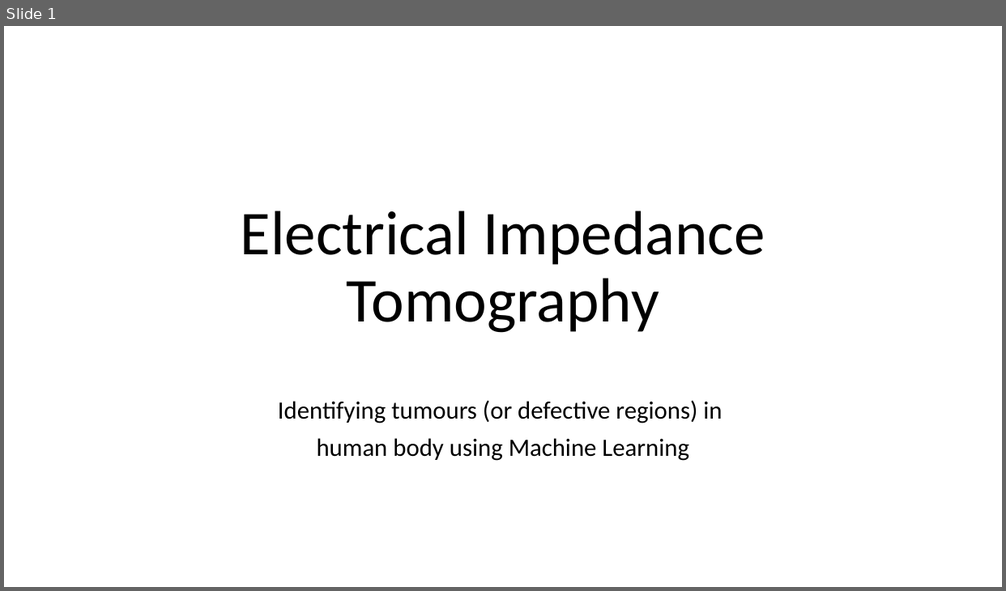
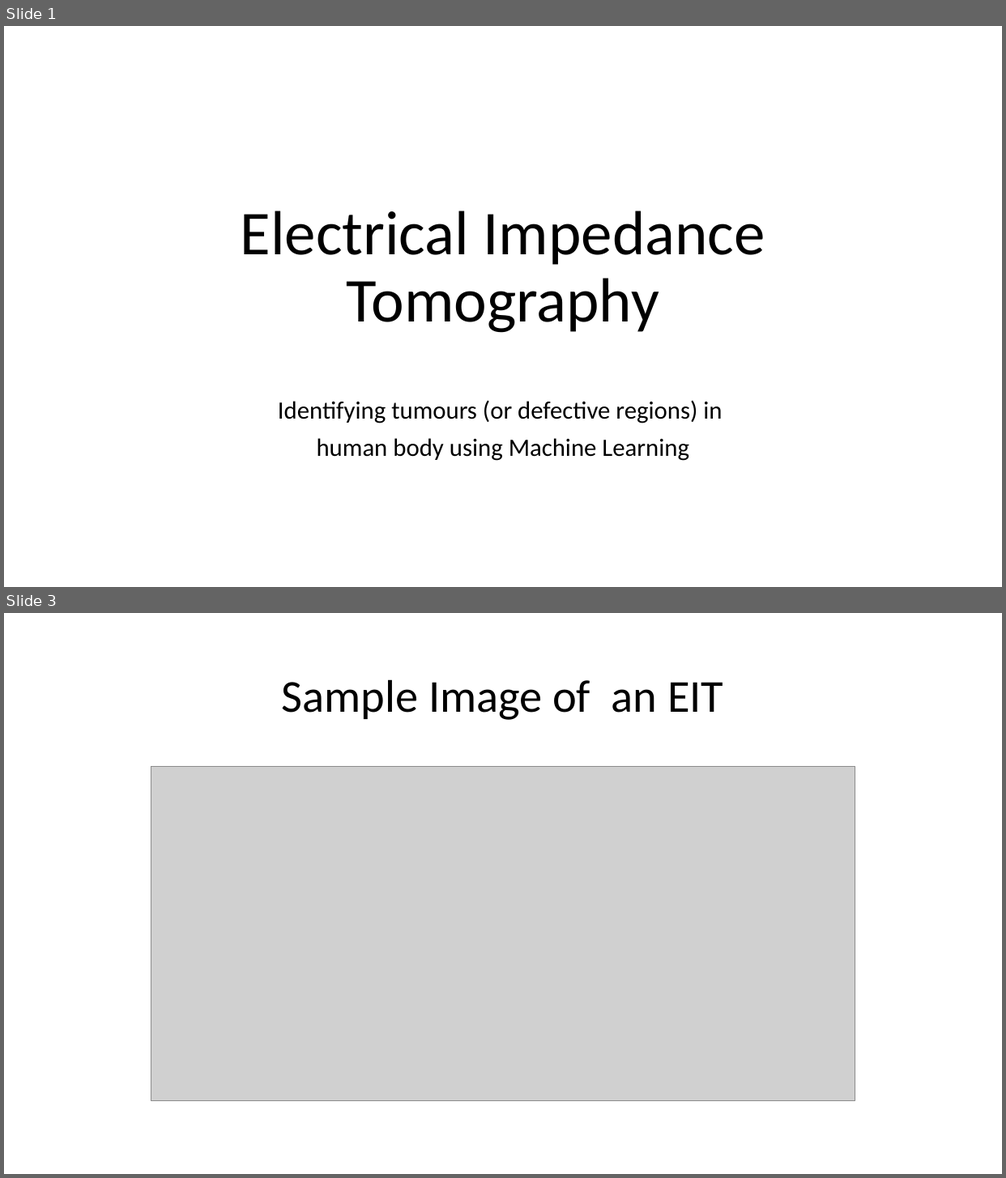
Before and after one commit to nsudhanva/eit, a slide deck: docs/Electrical Impedance Tomography.pptx. Shown one above the other, each under a label of ours: slide 1 before the commit, slides 1 and 3 after it; the slides between them are not shown. The pictures are 1006x591 and 1006x1178 pixels, drawn with LibreOffice and Linux fonts; fonts in the diff are those of the drawing; grey boxes stand for pictures. Boxes give left, top, right and bottom in pixels: in the first picture for what was removed or moved away, otherwise in the second. Text is boxed around its words. In the diff, an @@ line names an element or a change of style, - is before the commit and + after.

```diff
--- a/docs/Electrical Impedance Tomography.pptx
+++ b/docs/Electrical Impedance Tomography.pptx
@@ slide 3 added at (4,613,1002,1174), background #FFFFFF @@
@@ title added at (282,679,723,720), 44 pt, text #000000 @@
+Sample Image of an EIT
@@ picture added at (151,767,855,1102) @@
```
Also in this commit, not shown: 1 slide changed, 6 other slides added, 6 other files.
